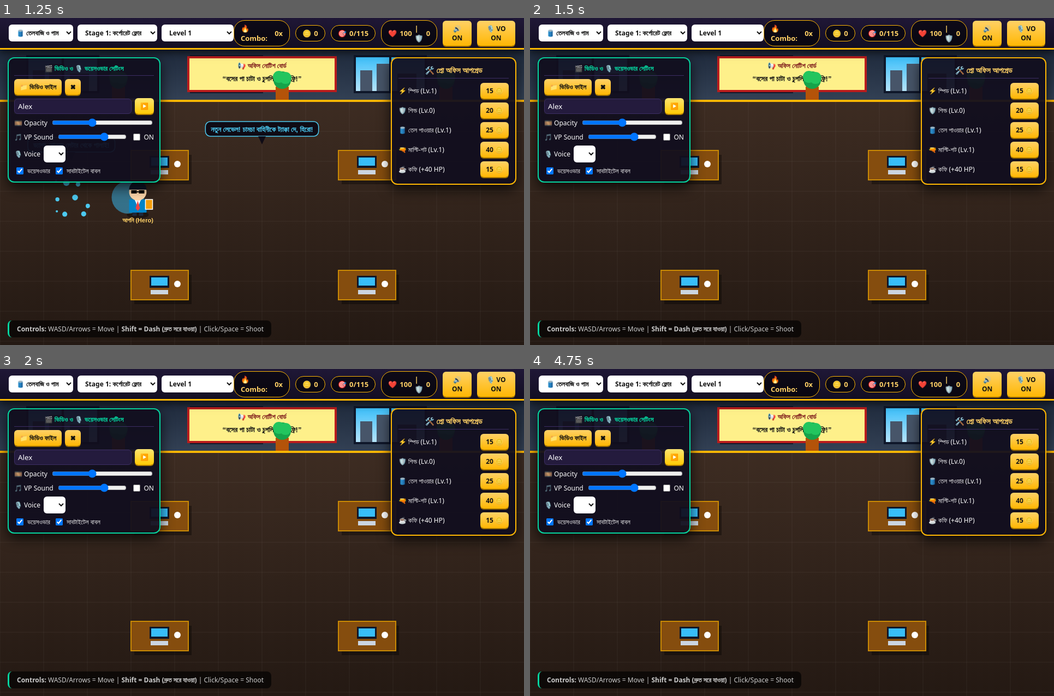
Above: before the commit, frames 1-4 (two rows, left to right).
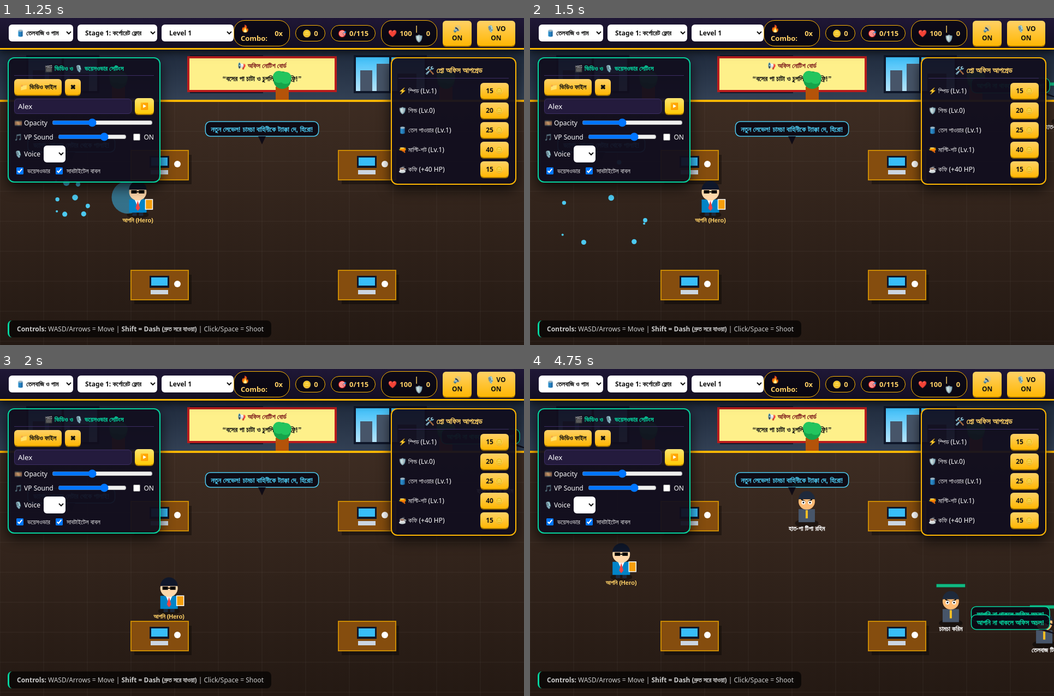
Above: after the commit, the same moments.

Repository: MRRakib360/Oil_Game
Game: browser game, page baper-rasta-pro.html
Same seed, same stepped clock (60 frames per second), same inputs: the game is played once before the commit and once after it.
Inputs (mouse positions are in pixels of both pictures, inside the frame that each line leads up to):
- Up to frame 1 (1.25 s): click (73, 106) at 0.27 s; type "Alex" at 0.27 s; click "▶️" at 0.52 s; hold Right from 1.03 s (still down); tap Shift at 1.1 s
- Up to frame 2 (1.5 s): keep holding Right
- Up to frame 3 (2 s): release Right at 1.53 s; hold Down 1.58-1.85 s; tap Shift at 1.6 s; hold Left from 1.9 s (still down)
- Up to frame 4 (4.75 s): tap Shift every 0.5 s from 2.1 to 4.6 s; release Left at 2.47 s; hold Up 2.52-2.82 s; hold Right 2.87-3.53 s; hold Up 3.58-3.82 s; hold Left 3.87-4.3 s; hold Down 4.35-4.68 s; hold Right from 4.73 s (still down)

Frame 1 is identical in both runs. In frame 2, 1.6% of the frame differs, in the area x 5-100%, y 18-70%; in frame 3, 1.5%; in frame 4, 3.4%, in the area x 14-100%, y 31-87%.
Error before the commit: ReferenceError: y is not defined

Commit message:
Fix spawn crash: undefined enemy Y position halted game loop
Co-authored-by: MRRakib360 <MRRakib360@users.noreply.github.com>

Diff:
--- a/baper-rasta-pro.html
+++ b/baper-rasta-pro.html
@@ -319,9 +319,10 @@
     return;
   }
   let r=24,hp=26+l*6+s*6,spd=(1.55+Math.random()*1.1)*(1+(s-1)*0.15);
+  let ny=Math.random()*(c.height-150)+100;
   let nm=names[Math.floor(Math.random()*names.length)];
-  E.push({x:c.width+r,y:Math.random()*(c.height-150)+100,r,hp,mhp:hp,spd,boss:false,lbl:nm});
-  talk("spawn"+nm,c.width+r,y,quotes[Math.floor(Math.random()*quotes.length)],"#06d6a0",1.4,1.05,6000);
+  E.push({x:c.width+r,y:ny,r,hp,mhp:hp,spd,boss:false,lbl:nm});
+  talk("spawn"+nm,c.width+r,ny,quotes[Math.floor(Math.random()*quotes.length)],"#06d6a0",1.4,1.05,6000);
 }
 
 function over(win){
